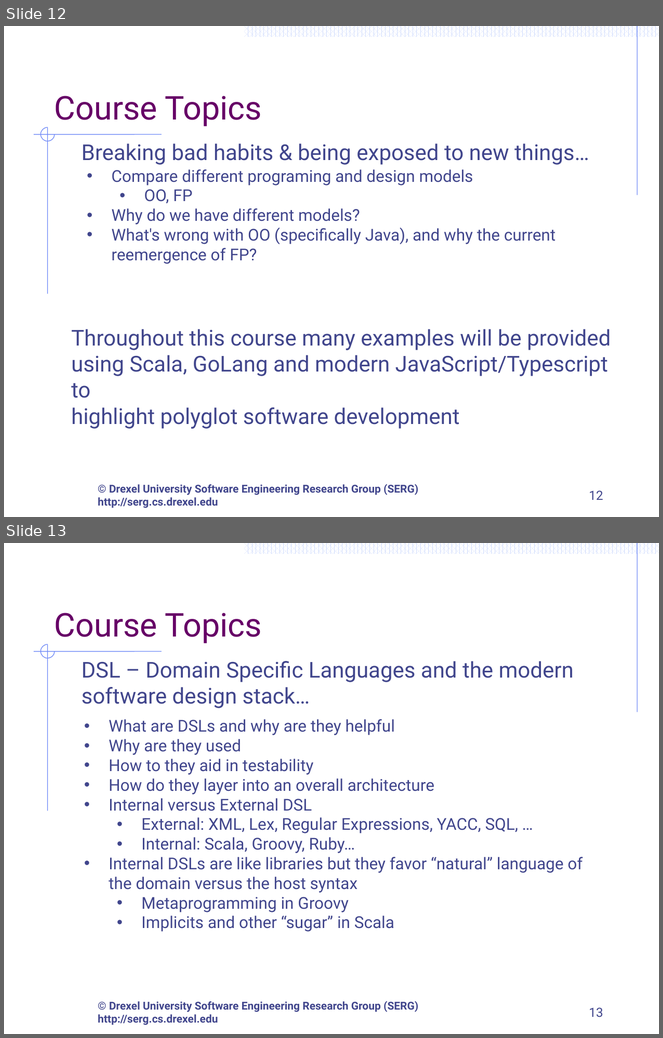
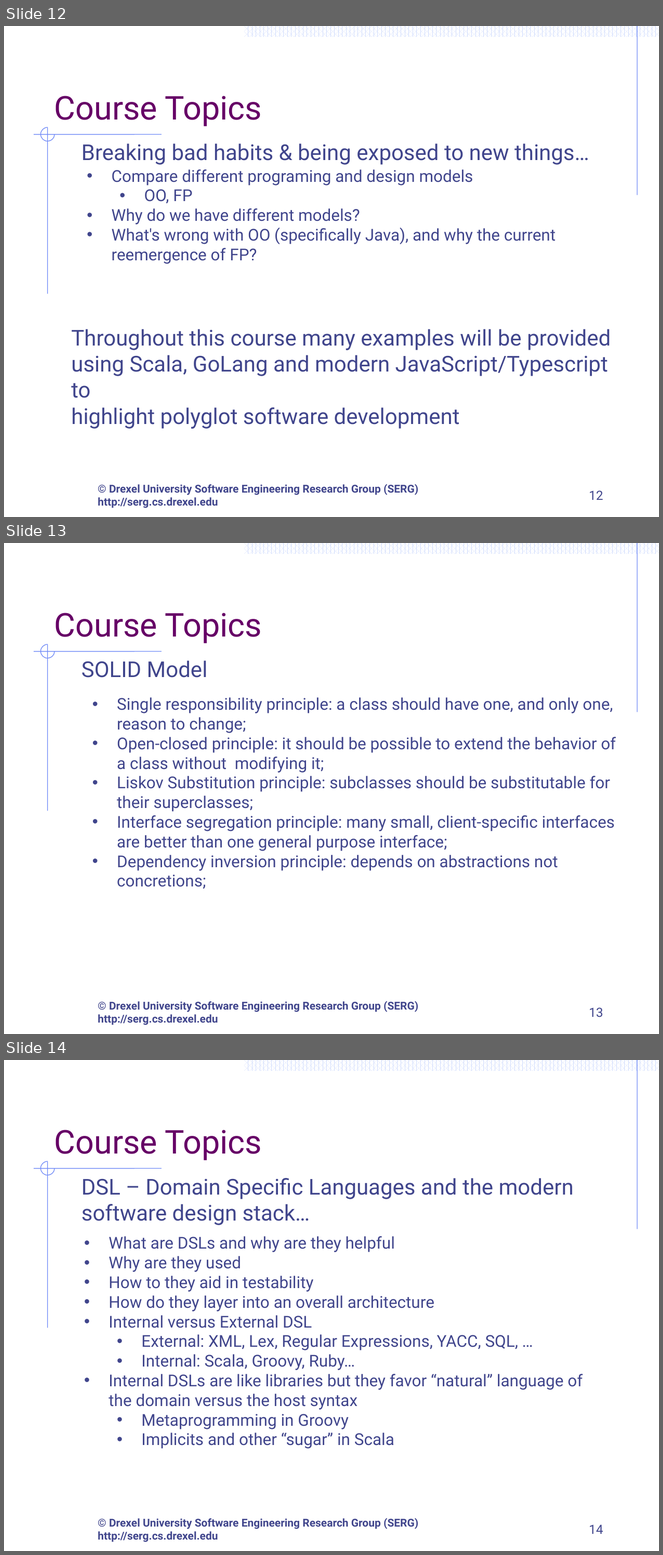
Before and after one commit to ArchitectingSoftware/CS575-SoftwareDesign, a slide deck: Lectures/M1-CourseOverview.pptx. Shown one above the other, each under a label of ours: slides 12 and 13 before the commit, slides 12, 13 and 14 after it. The pictures are 663x1038 and 663x1555 pixels, drawn with LibreOffice and Linux fonts; fonts in the diff are those of the drawing; background and template pictures are left out. Boxes give left, top, right and bottom in pixels: in the first picture for what was removed or moved away, otherwise in the second. Text is boxed around its words. In the diff, an @@ line names an element or a change of style, - is before the commit and + after.

Commit message:
Module 1 Updates

```diff
--- a/Lectures/M1-CourseOverview.pptx
+++ b/Lectures/M1-CourseOverview.pptx
@@ slide 13 added at [4, 543, 659, 1034], background #FFFFFF; not listed: 57 template elements that a slide beside it also shows @@
@@ title added at [54, 613, 262, 643], 36 pt, text #660066 @@
+Course Topics
@@ text added at [81, 661, 208, 678], 24 pt, text #40458C @@
+SOLID Model
@@ text added at [117, 697, 616, 889], 18 pt, text #40458C @@
+• Single responsibility principle: a class should have one, and only one, reason to change;
+• Open-closed principle: it should be possible to extend the behavior of a class without modifying it;
+• Liskov Substitution principle: subclasses should be substitutable for their superclasses;
+• Interface segregation principle: many small, client-specific interfaces are better than one general purpose interface;
+• Dependency inversion principle: depends on abstractions not concretions;
@@ page number added at [589, 1008, 604, 1018], 14 pt, text #40458C @@
+13
@@ what was slide 13 is now slide 14 @@
@@ page number at [589, 1525, 604, 1534]: text changed @@
-13
+14
```
